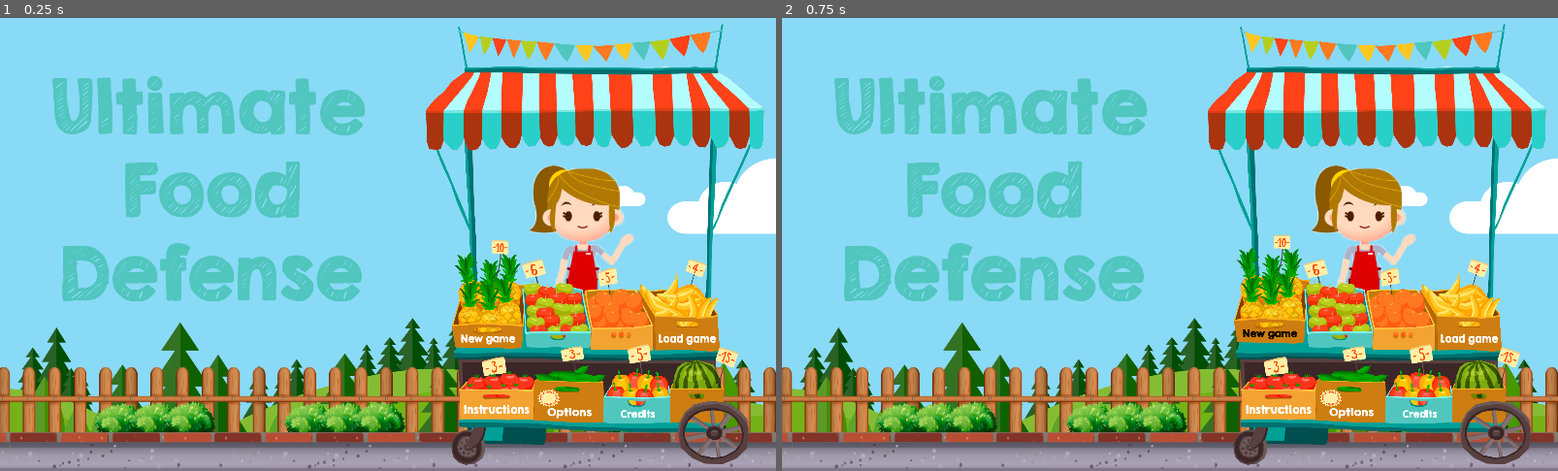
Above: before the commit, frames 1-2 (left to right).
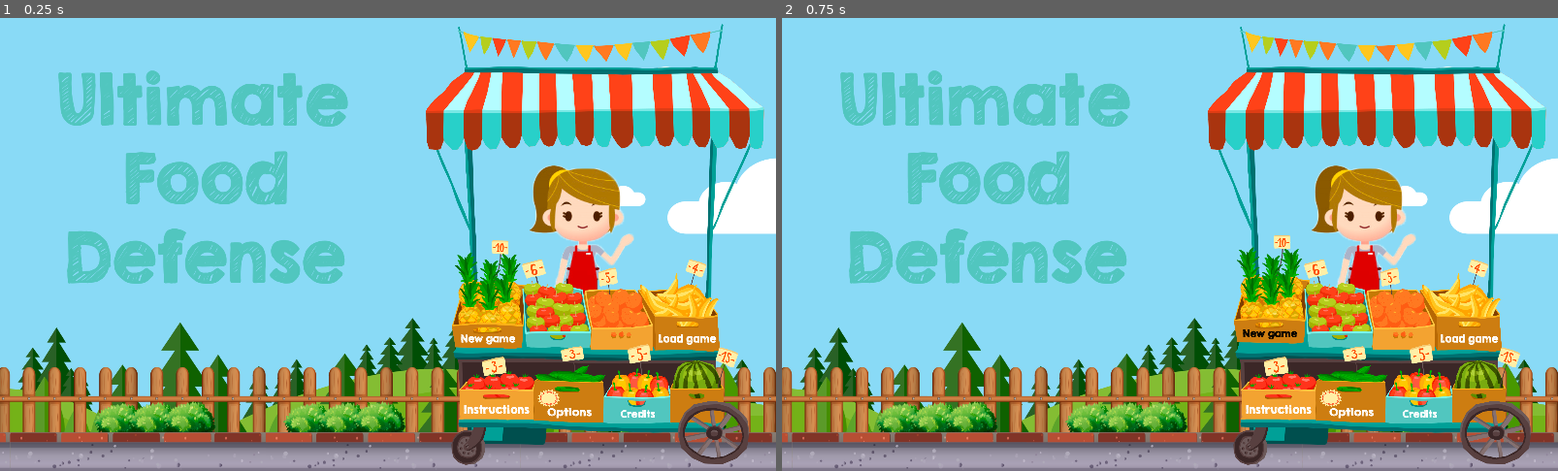
Above: after the commit, the same moments.

Repository: victoriaogomes/Ultimate-Food-Defense
Game: Godot game, scene res://Scenes/TitleScreen/titleScreen.tscn
Same seed, same stepped clock (60 frames per second), same inputs: the game is played once before the commit and once after it.
Inputs (mouse positions are in pixels of both pictures, inside the frame that each line leads up to):
- Up to frame 1 (0.25 s): no input
- Up to frame 2 (0.75 s): tap Enter at 0.5 s; move the mouse to (1278, 298) at 0.52 s

The runs differ from the first frame. In frame 1, 7.1% of the frame differs, in the area x 6-47%, y 11-63%; in frame 2, 7.1%.

Commit message:
tá mto fofo

Diff:
--- a/UltimateFruitDefense/Scenes/TitleScreen/titleScreen.tscn
+++ b/UltimateFruitDefense/Scenes/TitleScreen/titleScreen.tscn
@@ -1,30 +1,30 @@
 [gd_scene load_steps=26 format=2]
 
-[ext_resource path="res://Assets/aaa.png" type="Texture" id=1]
+[ext_resource path="res://Assets/Sprites/TitleScreen/Background.png" type="Texture" id=1]
 [ext_resource path="res://Assets/Sprites/TitleScreen/Texts/English/Ultimate fruit defense.png" type="Texture" id=2]
-[ext_resource path="res://Assets/cerca.png" type="Texture" id=3]
-[ext_resource path="res://Assets/small cerca.png" type="Texture" id=4]
-[ext_resource path="res://Assets/seller.png" type="Texture" id=5]
-[ext_resource path="res://Assets/Sprites/TitleScreen/FruitCar/Car.png" type="Texture" id=6]
+[ext_resource path="res://Assets/Sprites/TitleScreen/Scenario/cerca.png" type="Texture" id=3]
+[ext_resource path="res://Assets/Sprites/TitleScreen/Scenario/small cerca.png" type="Texture" id=4]
+[ext_resource path="res://Assets/Sprites/TitleScreen/Scenario/seller.png" type="Texture" id=5]
+[ext_resource path="res://Assets/Sprites/TitleScreen/Scenario/Car.png" type="Texture" id=6]
 [ext_resource path="res://scenes/TitleScreen/pineappleStaticBody2D.gd" type="Script" id=7]
-[ext_resource path="res://Assets/Sprites/TitleScreen/FruitCar/Pineapple box.png" type="Texture" id=8]
+[ext_resource path="res://Assets/Sprites/TitleScreen/Scenario/Pineapple box.png" type="Texture" id=8]
 [ext_resource path="res://Assets/Sprites/TitleScreen/Texts/English/New game.png" type="Texture" id=9]
 [ext_resource path="res://scenes/TitleScreen/bananaStaticBody2D.gd" type="Script" id=10]
-[ext_resource path="res://Assets/Sprites/TitleScreen/FruitCar/Banana box.png" type="Texture" id=11]
+[ext_resource path="res://Assets/Sprites/TitleScreen/Scenario/Banana box.png" type="Texture" id=11]
 [ext_resource path="res://Assets/Sprites/TitleScreen/Texts/English/Load game.png" type="Texture" id=12]
-[ext_resource path="res://Assets/Sprites/TitleScreen/FruitCar/Orange box.png" type="Texture" id=13]
+[ext_resource path="res://Assets/Sprites/TitleScreen/Scenario/Orange box.png" type="Texture" id=13]
 [ext_resource path="res://scenes/TitleScreen/tomatoStaticBody2D.gd" type="Script" id=14]
-[ext_resource path="res://Assets/Sprites/TitleScreen/FruitCar/Tomato box.png" type="Texture" id=15]
+[ext_resource path="res://Assets/Sprites/TitleScreen/Scenario/Tomato box.png" type="Texture" id=15]
 [ext_resource path="res://Assets/Sprites/TitleScreen/Texts/English/Instructions.png" type="Texture" id=16]
 [ext_resource path="res://scenes/TitleScreen/pepperStaticBody2D.gd" type="Script" id=17]
-[ext_resource path="res://Assets/Sprites/TitleScreen/FruitCar/Pepper box.png" type="Texture" id=18]
+[ext_resource path="res://Assets/Sprites/TitleScreen/Scenario/Pepper box.png" type="Texture" id=18]
 [ext_resource path="res://Assets/Sprites/TitleScreen/Texts/English/Credits.png" type="Texture" id=19]
-[ext_resource path="res://Assets/Sprites/TitleScreen/FruitCar/Apple box.png" type="Texture" id=20]
+[ext_resource path="res://Assets/Sprites/TitleScreen/Scenario/Apple box.png" type="Texture" id=20]
 [ext_resource path="res://scenes/TitleScreen/cucumberStaticBody2D.gd" type="Script" id=21]
-[ext_resource path="res://Assets/Sprites/TitleScreen/FruitCar/Cucumber box.png" type="Texture" id=22]
+[ext_resource path="res://Assets/Sprites/TitleScreen/Scenario/Cucumber box.png" type="Texture" id=22]
 [ext_resource path="res://Assets/Sprites/TitleScreen/Texts/English/Options.png" type="Texture" id=23]
-[ext_resource path="res://Assets/Sprites/TitleScreen/FruitCar/Watermelon box.png" type="Texture" id=24]
-[ext_resource path="res://Assets/Sprites/TitleScreen/FruitCar/Wheel.png" type="Texture" id=25]
+[ext_resource path="res://Assets/Sprites/TitleScreen/Scenario/Watermelon box.png" type="Texture" id=24]
+[ext_resource path="res://Assets/Sprites/TitleScreen/Scenario/Wheel.png" type="Texture" id=25]
 
 [node name="Node2D" type="Node2D" index="0"]
 
@@ -40,8 +40,8 @@
 
 [node name="gameTitle" type="Sprite" parent="." index="1"]
 
-position = Vector2( -14.6507, -7.6306 )
-scale = Vector2( 0.0349476, 0.0584974 )
+position = Vector2( -15.1209, -9.27203 )
+scale = Vector2( 0.0323578, 0.0553083 )
 texture = ExtResource( 2 )
 
 [node name="road" type="Sprite" parent="." index="2"]
@@ -58,6 +58,7 @@
 
 [node name="Node2D" type="Node2D" parent="." index="3"]
 
+editor/display_folded = true
 position = Vector2( 17.4824, -1.31449 )
 scale = Vector2( 0.467466, 0.998427 )
 
Binary file removed: UltimateFruitDefense/Assets/57613-O94ORU-658.jpg
Not shown, removed: UltimateFruitDefense/Assets/57613-O94ORU-658.jpg.import
Binary file changed: UltimateFruitDefense/Assets/Sprites/TitleScreen/Background.png
Not shown, removed: UltimateFruitDefense/Assets/Sprites/TitleScreen/FruitCar/Apple box.png.import
Not shown, removed: UltimateFruitDefense/Assets/Sprites/TitleScreen/FruitCar/Banana box.png.import
Not shown, removed: UltimateFruitDefense/Assets/Sprites/TitleScreen/FruitCar/Car.png.import
Not shown, removed: UltimateFruitDefense/Assets/Sprites/TitleScreen/FruitCar/Cucumber box.png.import
Not shown, removed: UltimateFruitDefense/Assets/Sprites/TitleScreen/FruitCar/Orange box.png.import
Not shown, removed: UltimateFruitDefense/Assets/Sprites/TitleScreen/FruitCar/Pepper box.png.import
Not shown, removed: UltimateFruitDefense/Assets/Sprites/TitleScreen/FruitCar/Pineapple box.png.import
Not shown, removed: UltimateFruitDefense/Assets/Sprites/TitleScreen/FruitCar/Tomato box.png.import
Not shown, removed: UltimateFruitDefense/Assets/Sprites/TitleScreen/FruitCar/Watermelon box.png.import
(and 41 more such lines)
